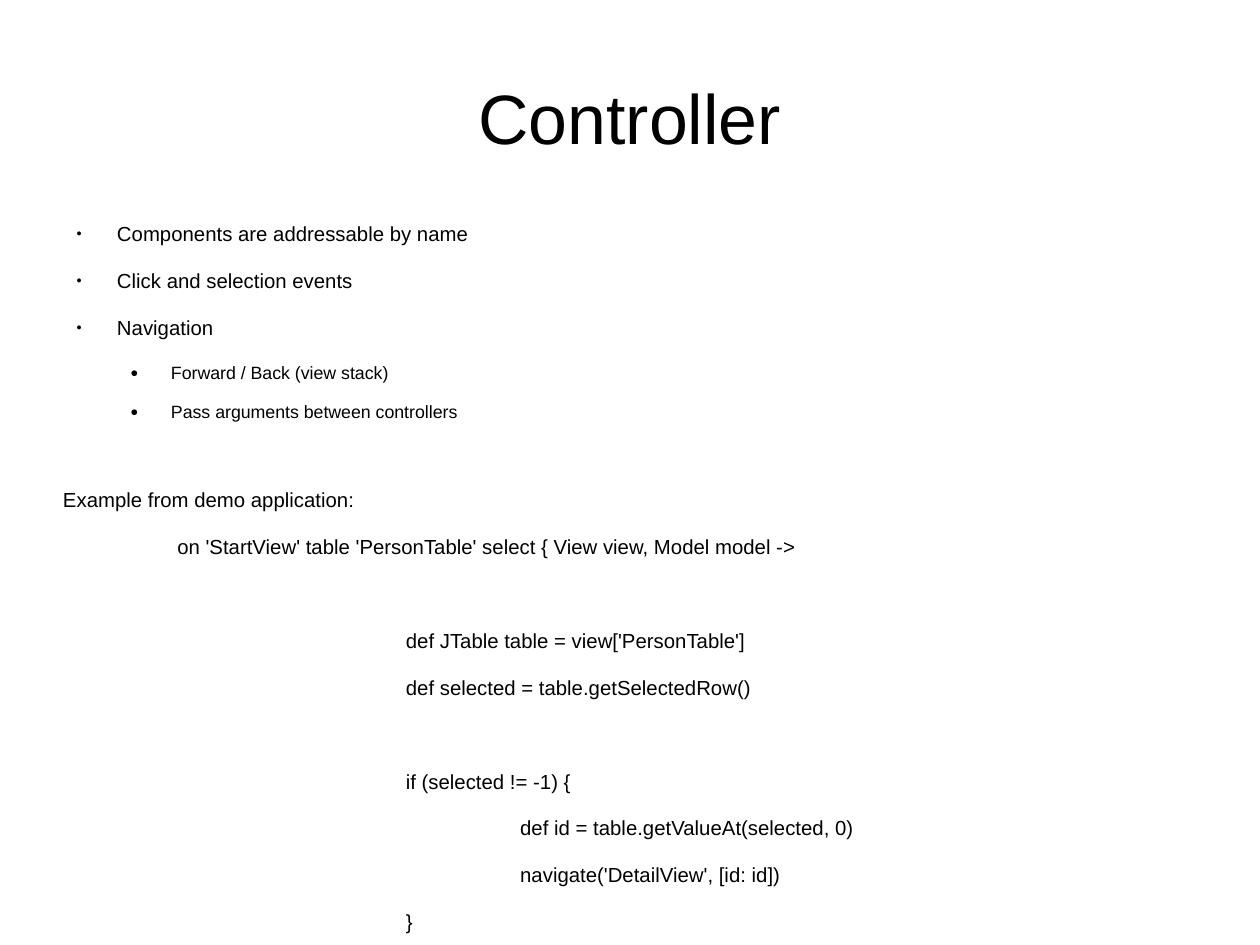
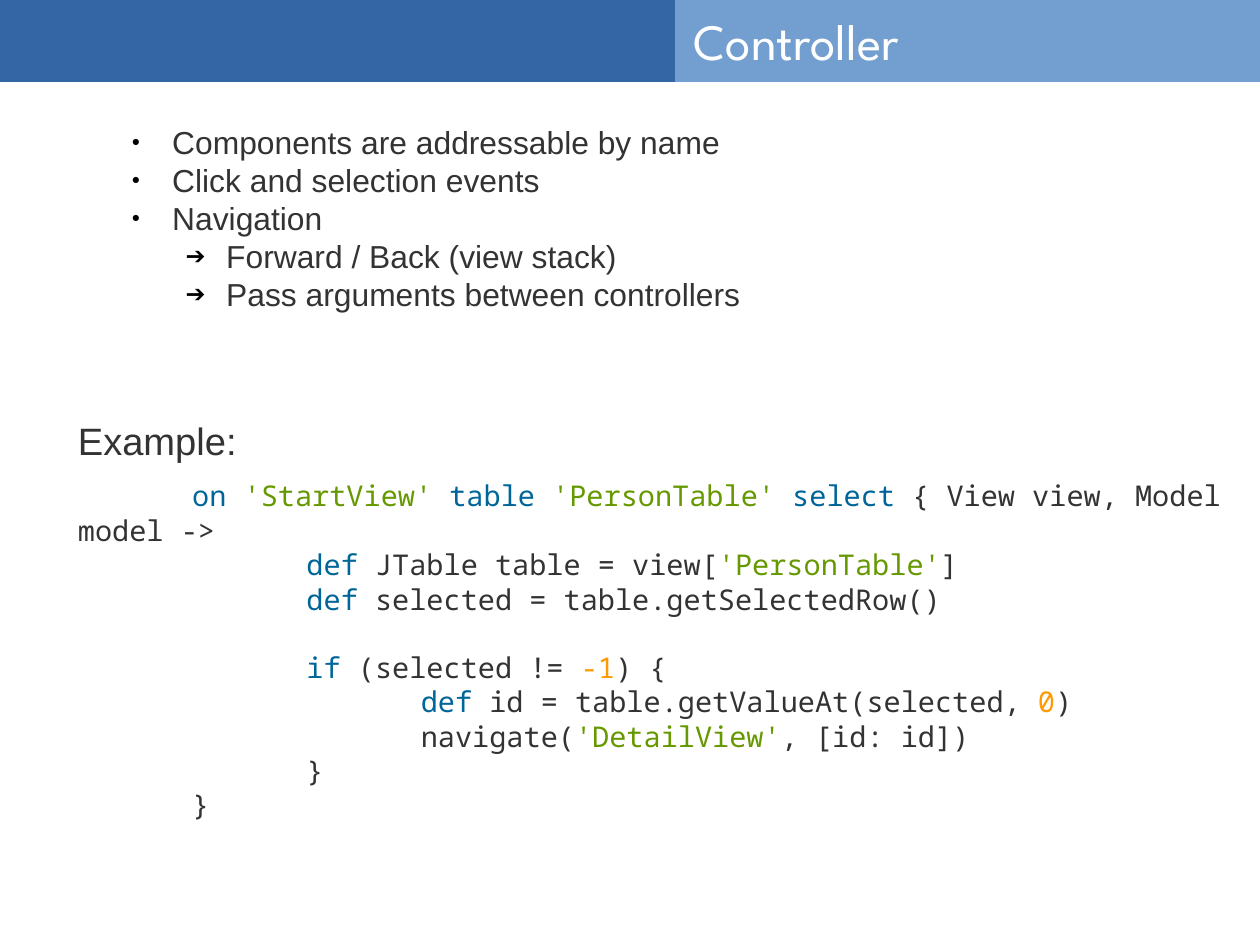
Before and after one commit to csam1810/dsl2014, a slide deck: slide 6 of dslProjectPresentation.odp. Drawn at 1260x945 pixels with LibreOffice and Linux fonts; fonts in the diff are those of the drawing. Boxes give left, top, right and bottom in pixels: in the first picture for what was removed or moved away, otherwise in the second. Text is boxed around its words. In the diff, an @@ line names an element or a change of style, - is before the commit and + after.

```diff
--- a/dslProjectPresentation.odp
+++ b/dslProjectPresentation.odp
@@ rectangle added at [0,0,1260,81], fill #3465A4, outline #3465A4 0 pt @@
@@ rectangle added at [676,0,1260,81], fill #729FCF, outline #729FCF 0 pt @@
@@ title "Controller": place and size @@
-title "Controller" at [478,93,781,145]
+title "Controller" at [694,25,899,61]
@@ title "Controller" at [694,25,899,61]: size 44 to 32 pt, font Arial to League Spartan, text colour #000000 to #FFFFFF; alignment centre to left @@
@@ text added at [172,131,741,312], 20 pt, text #333333 @@
+● Components are addressable by name
+● Click and selection events
+● Navigation
+  ➔ Forward / Back (view stack)
+  ➔ Pass arguments between controllers
@@ text "Example:": place and size @@
-text "Example:" at [63,226,853,840]
+text "Example:" at [78,427,1221,754]
@@ text at [78,427,237,463]: text changed; size 12.8 to 24 pt; text colour #000000 to #333333 @@
-● Components are addressable by name
-● Click and selection events
-● Navigation
-  ● Forward / Back (view stack)
-  ● Pass arguments between controllers
-Example from demo application:
+Example:
@@ text at [78,484,1221,754]: size 12.8 to 18 pt, font Arial to Noto Sans Mono; text colour #000000 to #006699 in "on table select", "def", "def", "if" and 1 more places; text colour #000000 to #669900 in "'StartView' 'PersonTable'", "view['PersonTable']", "navigate('DetailView',"; text colour #000000 to #333333 in "{ View view, Model model ->", "JTable table = view['PersonTable']", "selected = table.getSelectedRow()", "(selected != -1) {" and 4 more places; text colour #000000 to #FF9900 in "-1)", "0)"; less space between paragraphs @@
```
Also in this commit, not shown: 8 other slides changed, 1 slide added, 1 other file.
